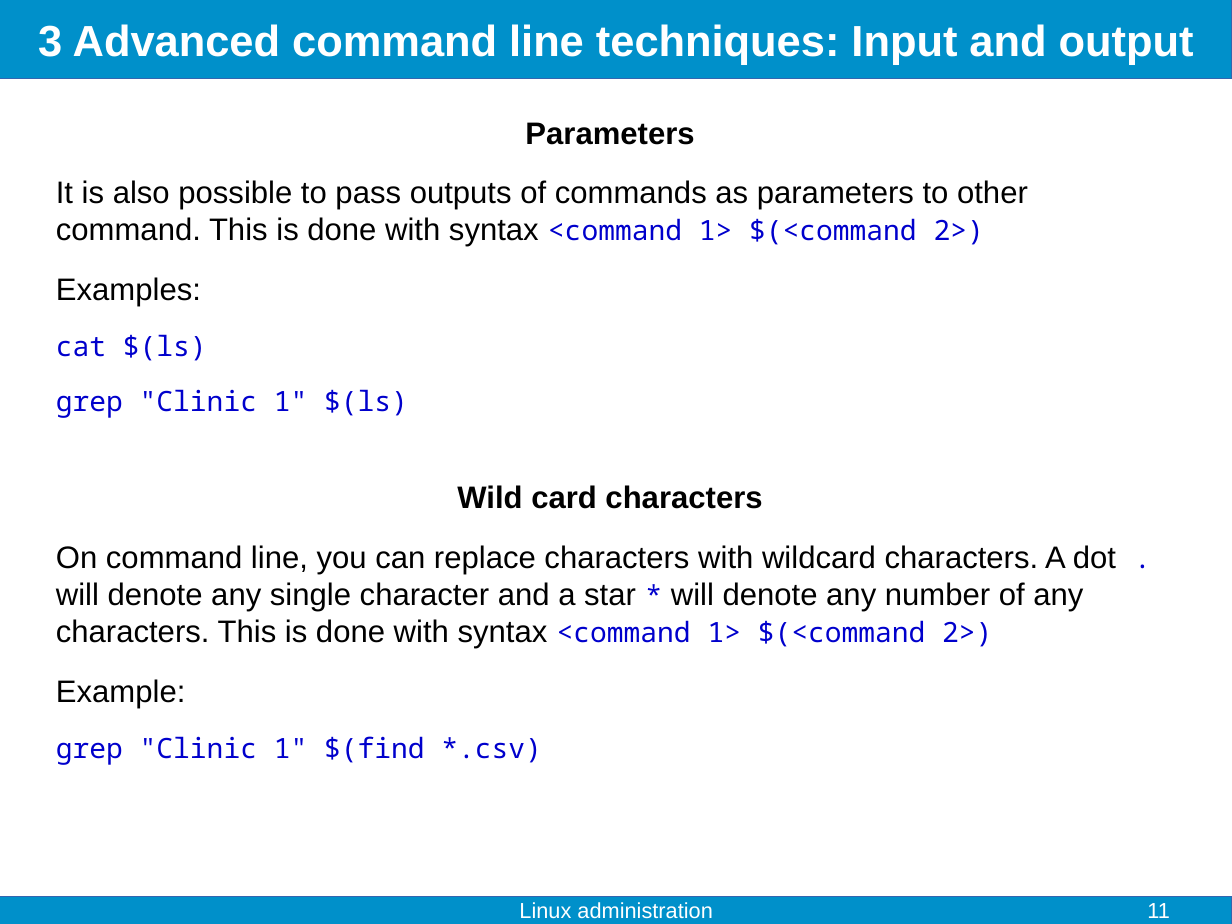
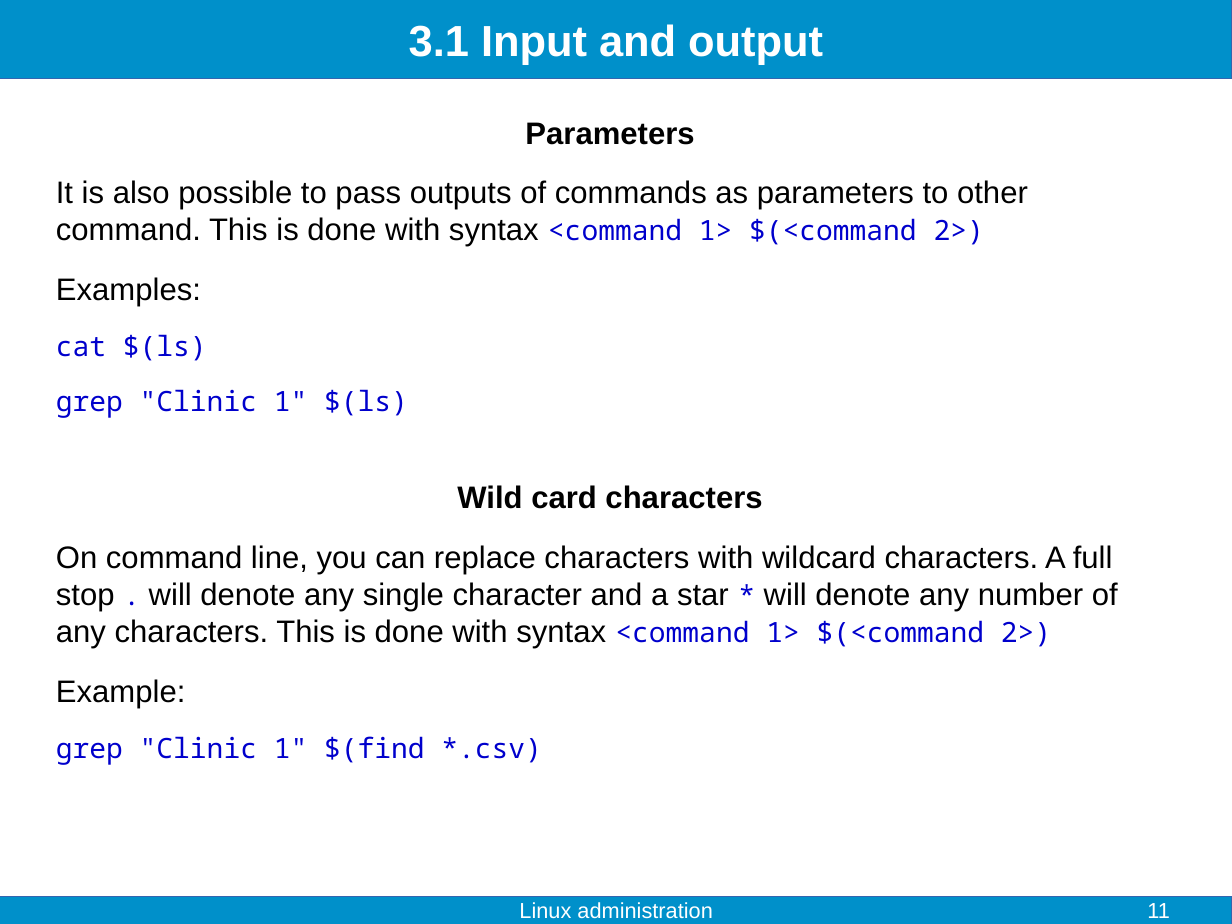
Before and after one commit to fjelltopp/training, a slide deck: slide 11 of linux_administration/linux_administration.odp. Drawn at 1232x924 pixels with LibreOffice and Linux fonts; fonts in the diff are those of the drawing. Boxes give left, top, right and bottom in pixels: in the first picture for what was removed or moved away, otherwise in the second. Text is boxed around its words. In the diff, an @@ line names an element or a change of style, - is before the commit and + after.

Commit message:
updates to slides

```diff
--- a/linux_administration/linux_administration.odp
+++ b/linux_administration/linux_administration.odp
@@ title at box(409, 24, 823, 65): text changed @@
-3 Advanced command line techniques: Input and output
+3.1 Input and output
@@ text at box(56, 545, 1118, 649): text changed @@
-On command line, you can replace characters with wildcard characters. A dot . will denote any single character and a star * will denote any number of any characters. This is done with syntax <command 1> $(<command 2>)
+On command line, you can replace characters with wildcard characters. A full stop . will denote any single character and a star * will denote any number of any characters. This is done with syntax <command 1> $(<command 2>)
```
Also in this commit, not shown: 3 other slides changed, 4 slides added, 1 other file.
